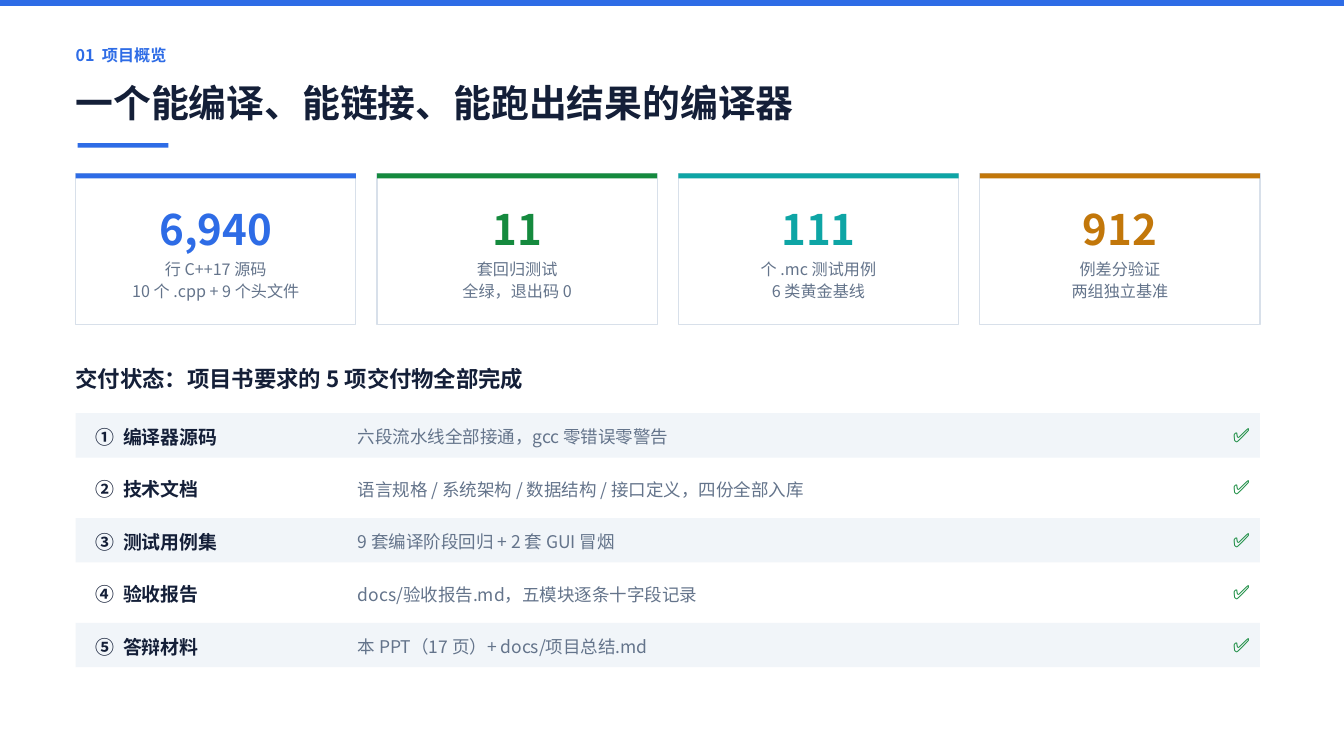
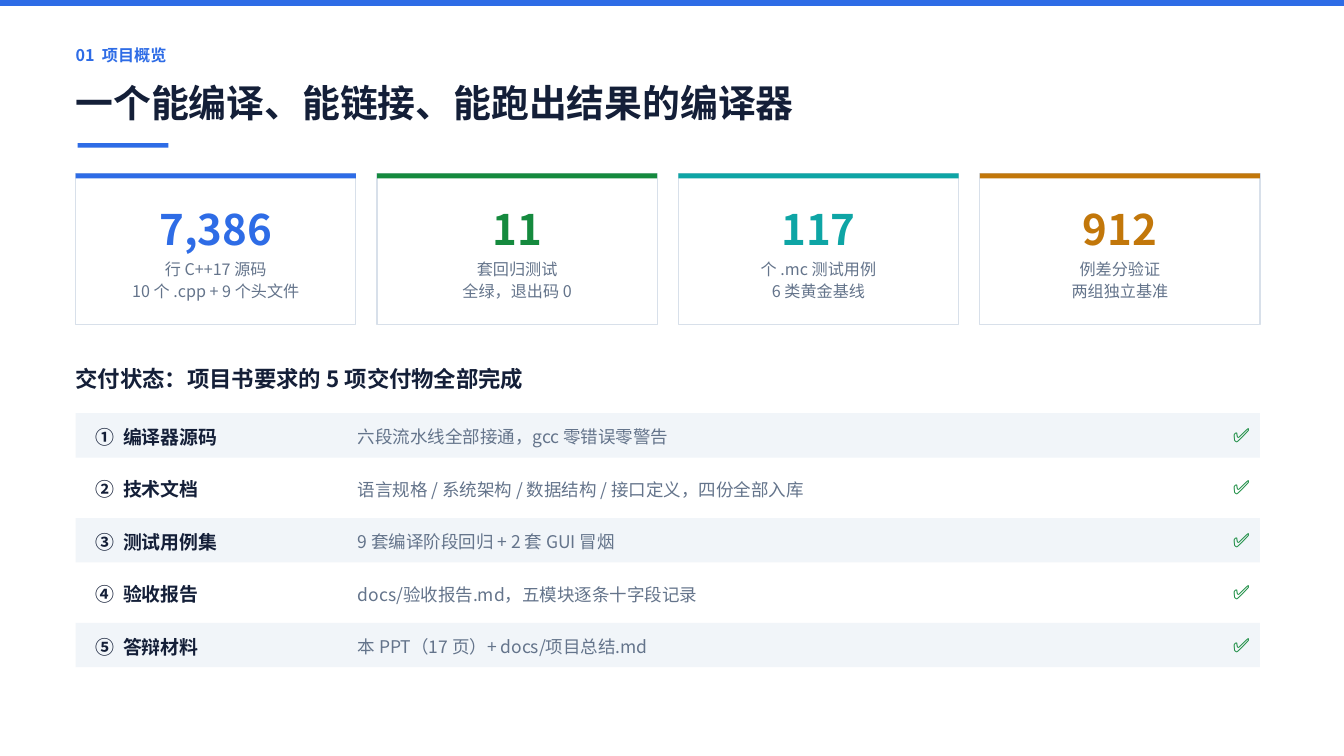
Before and after one commit to 9527-qincheng/MiniCCompiler, a slide deck: slide 2 of docs/MiniC编译器_答辩演示.pptx. Drawn at 1344x756 pixels with LibreOffice and Linux fonts; fonts in the diff are those of the drawing. Boxes give left, top, right and bottom in pixels: in the first picture for what was removed or moved away, otherwise in the second. Text is boxed around its words. In the diff, an @@ line names an element or a change of style, - is before the commit and + after.

```diff
--- a/docs/MiniC编译器_答辩演示.pptx
+++ b/docs/MiniC编译器_答辩演示.pptx
@@ text at box(159, 213, 272, 254): text changed @@
-6,940
+7,386
@@ text at box(781, 214, 855, 245): text changed @@
-111
+117
```
Also in this commit, not shown: 4 other slides changed, 18 other files.
